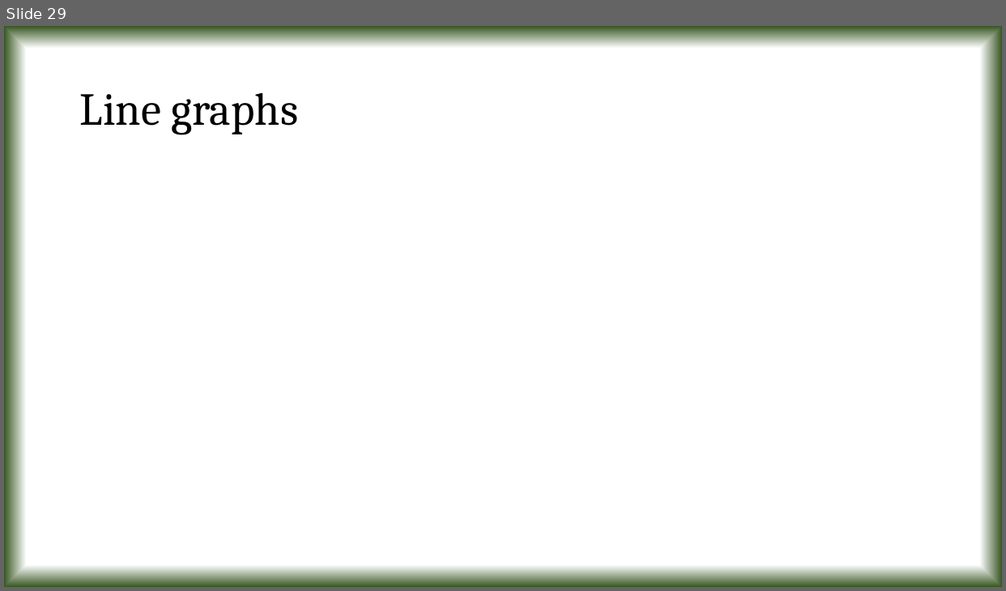
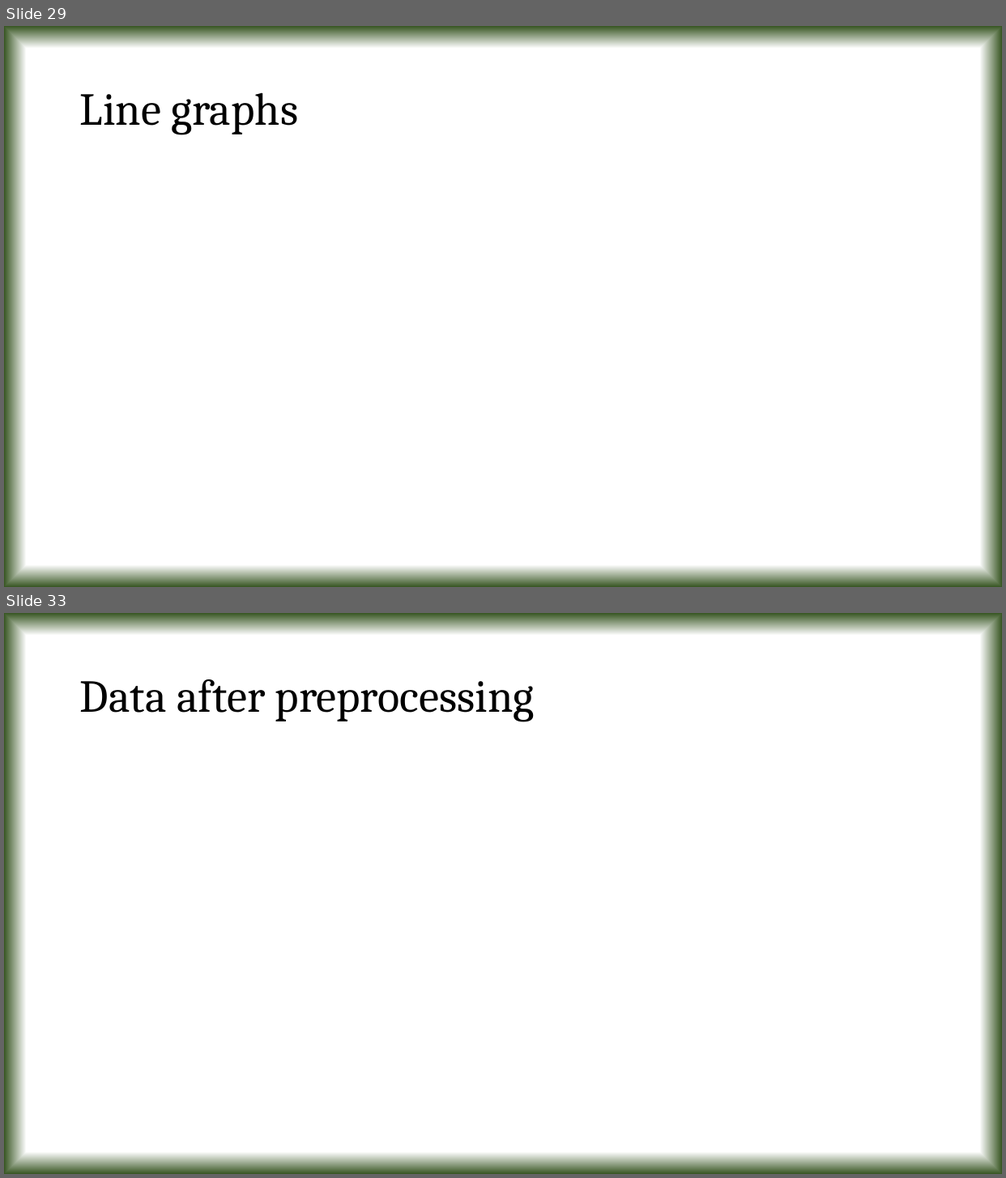
Before and after one commit to tanmoyie/Applied-Statistics, a slide deck: Python Projects & Dataset on Applied Statistics/Presentation on Python projects in Applied Statistics.pptx. Shown one above the other, each under a label of ours: slide 29 before the commit, slides 29 and 33 after it; the slides between them are not shown. The pictures are 1006x591 and 1006x1178 pixels, drawn with LibreOffice and Linux fonts; fonts in the diff are those of the drawing; grey boxes stand for pictures. Boxes give left, top, right and bottom in pixels: in the first picture for what was removed or moved away, otherwise in the second. Text is boxed around its words. In the diff, an @@ line names an element or a change of style, - is before the commit and + after.

```diff
--- a/Python Projects & Dataset on Applied Statistics/Presentation on Python projects in Applied Statistics.pptx
+++ b/Python Projects & Dataset on Applied Statistics/Presentation on Python projects in Applied Statistics.pptx
@@ slide 33 added at box(4, 613, 1002, 1174), background gradient #FFFFFF to #385723 @@
@@ title added at box(80, 679, 535, 722), 44 pt, text #000000 @@
+Data after preprocessing
```
Also in this commit, not shown: 5 other slides added, 3 other files.
